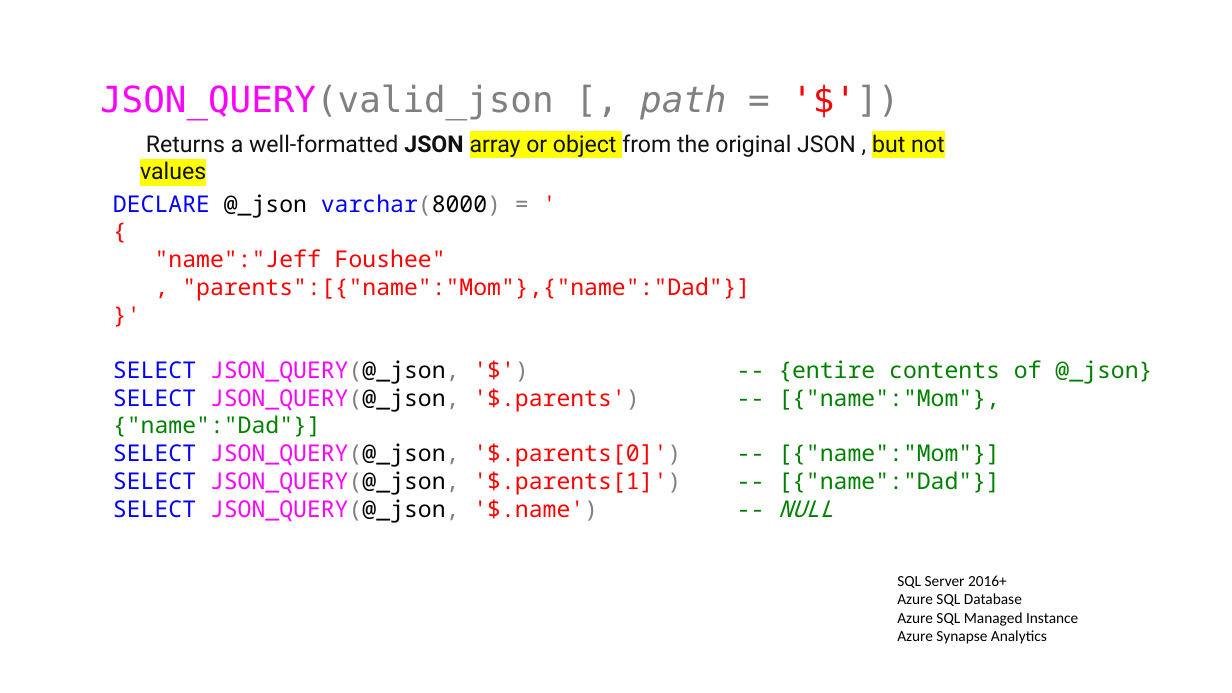
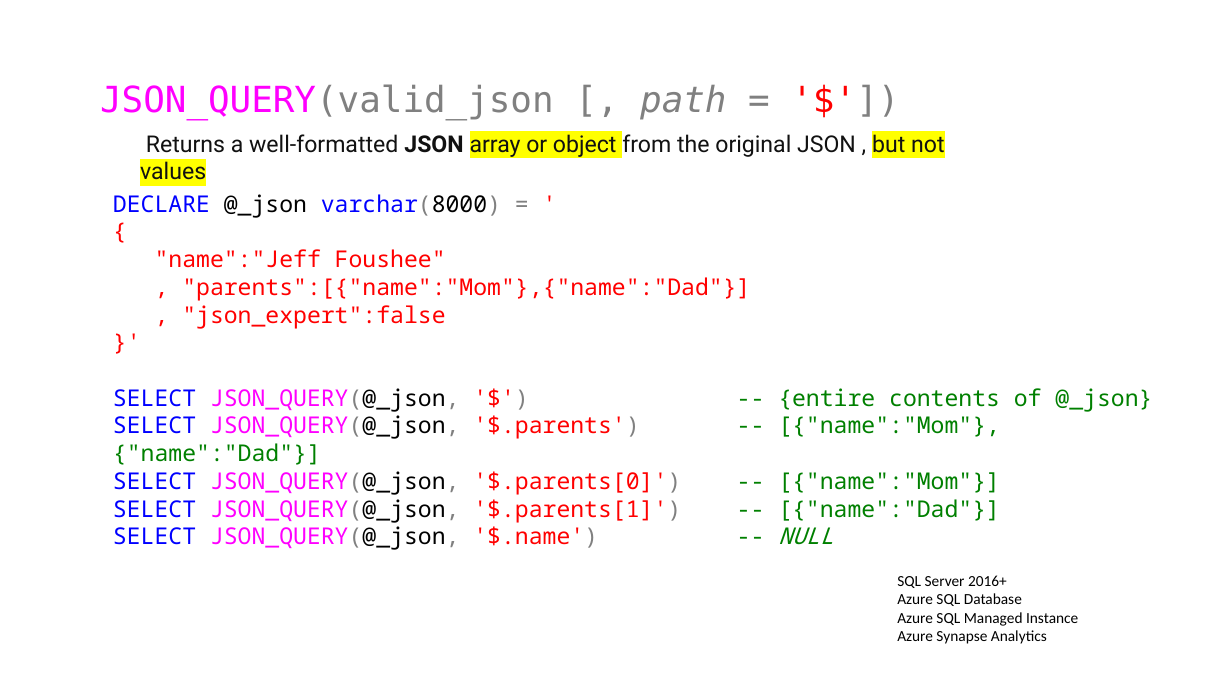
Before and after one commit to jbfoushee/MyPresentations, a slide deck: slide 40 of TSQL_JSON_Operators/TSQL_JSON_Operators.pptx (slide 39 before the commit). Drawn at 1232x693 pixels with LibreOffice and Linux fonts; fonts in the diff are those of the drawing. Boxes give left, top, right and bottom in pixels: in the first picture for what was removed or moved away, otherwise in the second. Text is boxed around its words. In the diff, an @@ line names an element or a change of style, - is before the commit and + after.

```diff
--- a/TSQL_JSON_Operators/TSQL_JSON_Operators.pptx
+++ b/TSQL_JSON_Operators/TSQL_JSON_Operators.pptx
@@ text at [182,305,445,328]: paragraph added @@
+, "json_expert":false
```
Also in this commit, not shown: 7 other slides changed, 1 slide added.
